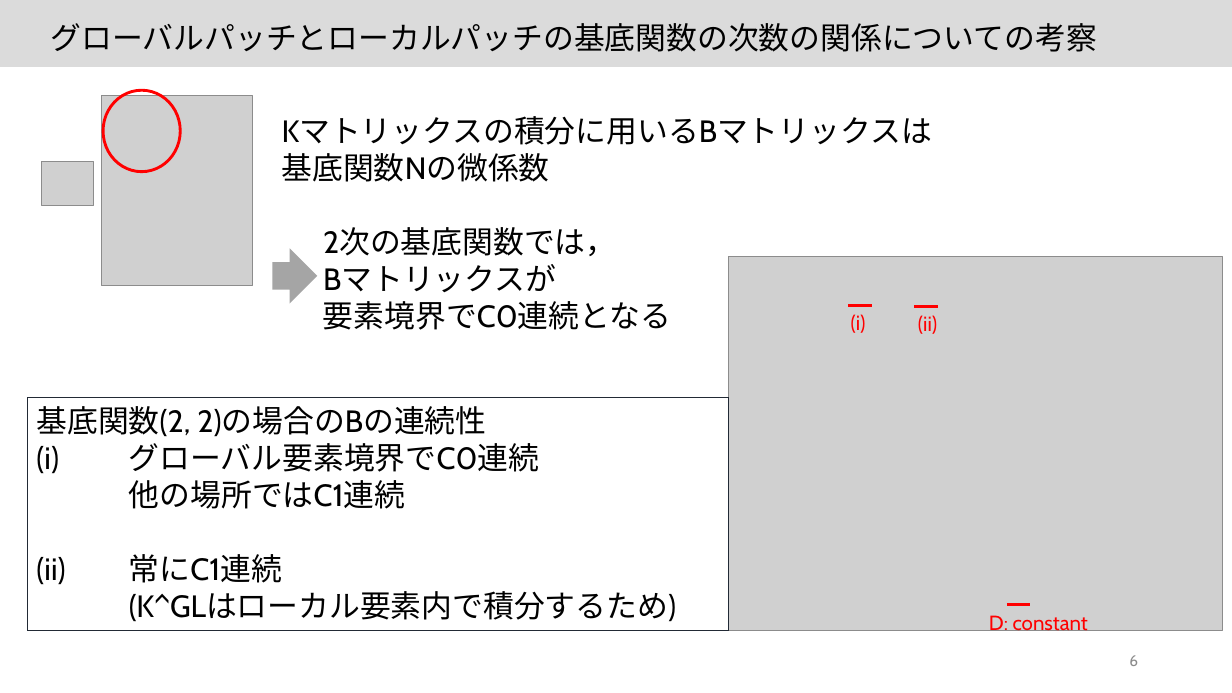
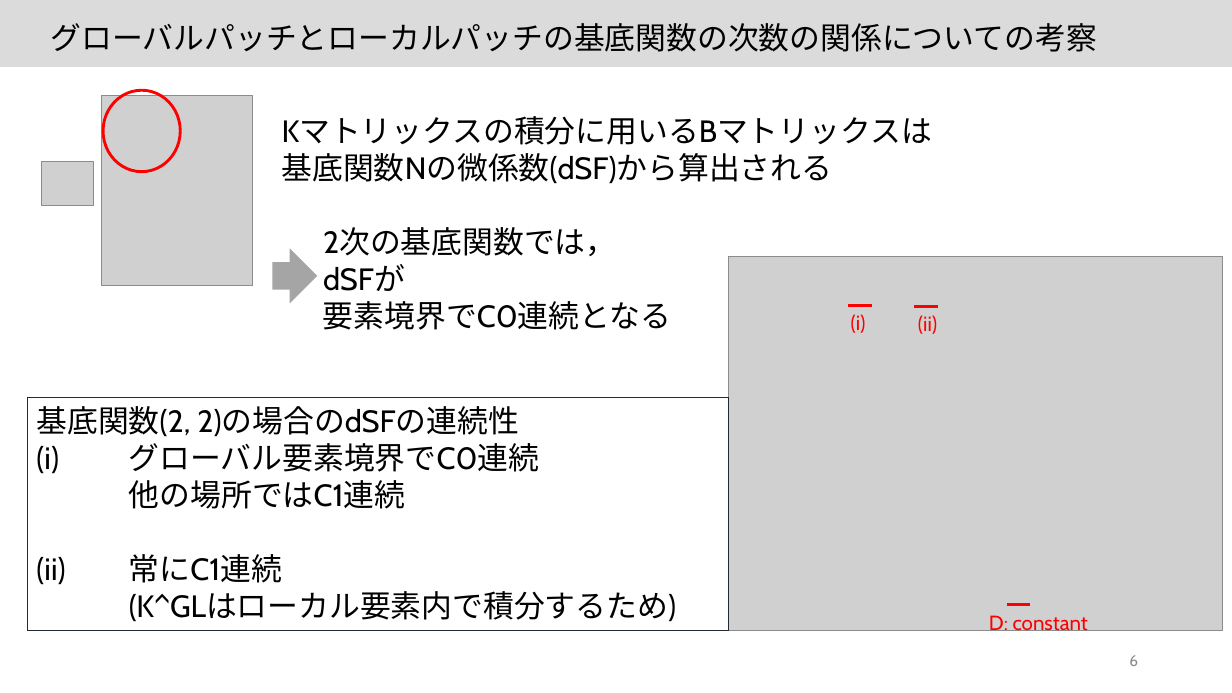
Before and after one commit to JoTsuchi22/lab_share, a slide deck: slide 6 of 研究ミーティング/20220623/20220623.pptx. Drawn at 1232x693 pixels with LibreOffice and Linux fonts; fonts in the diff are those of the drawing; grey boxes stand for pictures. Boxes give left, top, right and bottom in pixels: in the first picture for what was removed or moved away, otherwise in the second. Text is boxed around its words. In the diff, an @@ line names an element or a change of style, - is before the commit and + after.

```diff
--- a/研究ミーティング/20220623/20220623.pptx
+++ b/研究ミーティング/20220623/20220623.pptx
@@ text at [282, 153, 833, 184]: text changed @@
-基底関数Nの微係数
+基底関数Nの微係数(dSF)から算出される
@@ text at [323, 264, 405, 291]: text changed @@
-Bマトリックスが
+dSFが
@@ text in rectangle at [36, 406, 519, 437]: text changed @@
-基底関数(2, 2)の場合のBの連続性
+基底関数(2, 2)の場合のdSFの連続性
```
Also in this commit, not shown: 3 other slides changed, 1 slide added, 22 other files.
